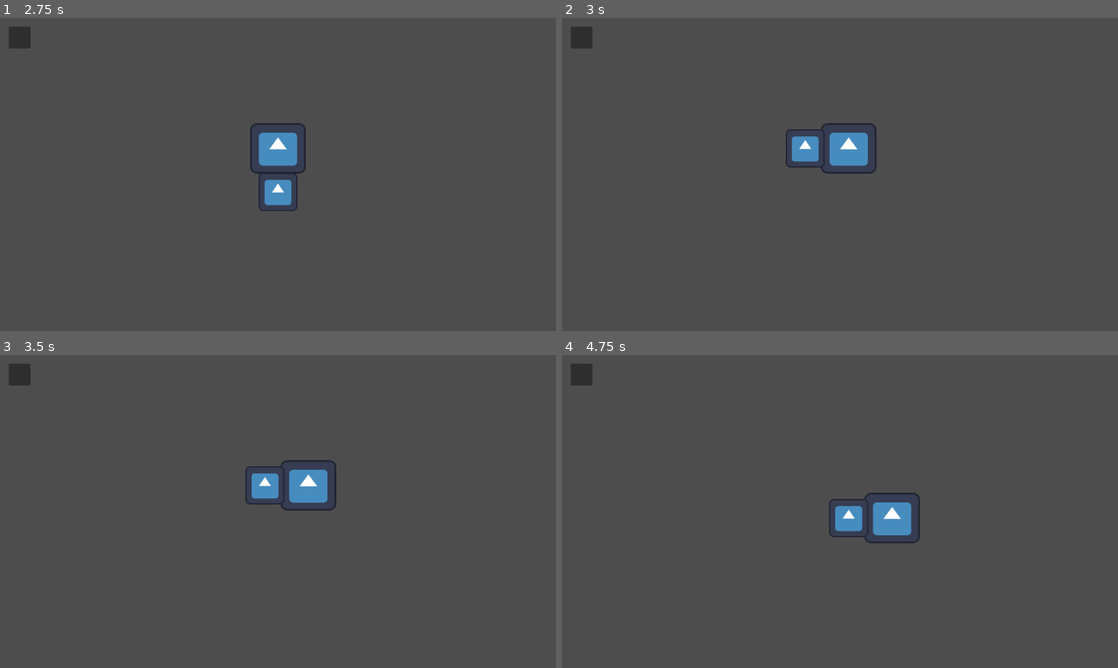
Above: before the commit, frames 1-4 (two rows, left to right).
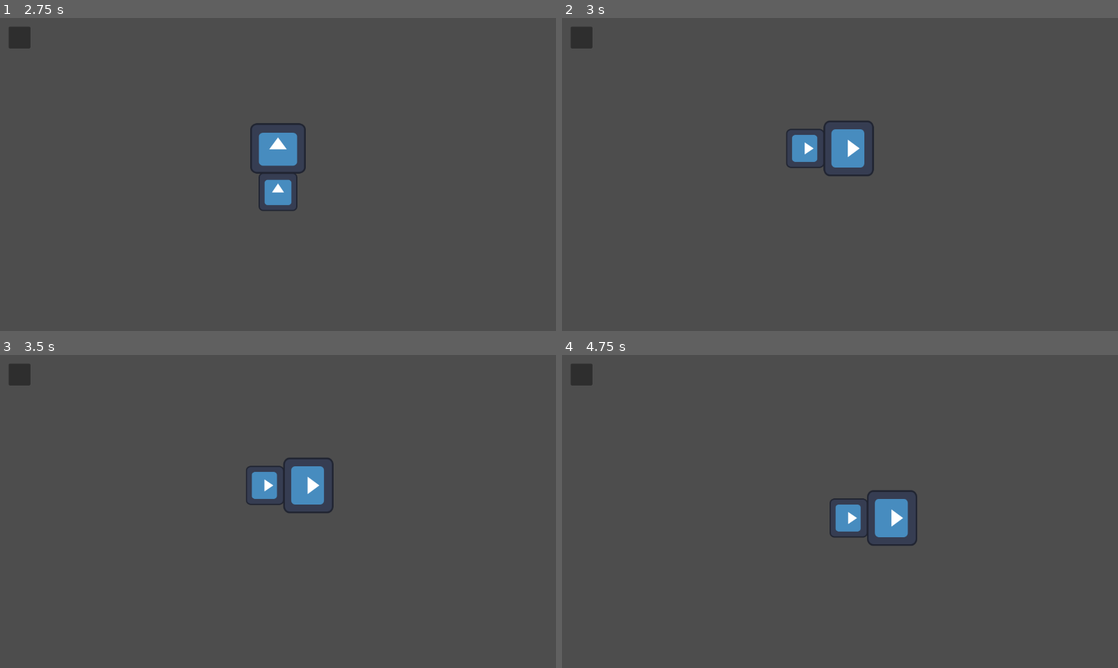
Above: after the commit, the same moments.

Repository: ShenYh98/greedy-snake
Game: Godot game, scene res://StartScreen/StartScreen.tscn
Two runs of this game, one before a commit and one after it. Both use one fixed random seed, a clock stepped at 60 frames per second and the inputs below. The engine's default icon, where the game draws it, is replaced by a stand-in: a white triangle on a blue panel in a dark square.
Inputs (mouse positions are in pixels of both pictures, inside the frame that each line leads up to):
- Up to frame 1 (2.75 s): click "开始游戏" at 0.5 s; click (22, 36) at 1.25 s; click "重新开始" at 2 s
- Up to frame 2 (3 s): tap Enter at 2.75 s; hold Right (right) from 2.78 s (still down)
- Up to frame 3 (3.5 s): keep holding Right (right)
- Up to frame 4 (4.75 s): release Right (right) at 3.53 s; hold Down (down) 3.53-4.28 s; hold Right (right) from 4.28 s (still down)

Frame 1 is identical in both runs. In frame 2, 0.7% of the frame differs, in the area x 41-57%, y 32-51%; in frame 3, 0.7%, in the area x 44-61%, y 32-51%; in frame 4, 0.7%.

Commit message:
新增 1. 图像跟着指向旋转

Diff:
--- a/MainGame/snake.gd
+++ b/MainGame/snake.gd
@@ -5,19 +5,28 @@
 
 var direction_in = Vector2.ZERO
 var direction_cur = Vector2.ZERO
-var is_move
+@export var is_move : bool
 
 
+# 蛇前后左右移动
 func body_orientation(event: InputEvent) -> void:
 	if event is InputEventKey:
+		if event.pressed and event.keycode == KEY_D || event.keycode == KEY_RIGHT:
+			snakeHead.rotation = deg_to_rad(90)
+			snakeBody.rotation = deg_to_rad(90)
+			snakeBody.position = Vector2(snakeHead.position.x - 100, snakeHead.position.y)
+		if event.pressed and event.keycode == KEY_S || event.keycode == KEY_DOWN:
+			snakeHead.rotation = deg_to_rad(180)
+			snakeBody.rotation = deg_to_rad(180)
+			snakeBody.position = Vector2(snakeHead.position.x, snakeHead.position.y - 100)
 		if event.pressed and event.keycode == KEY_A || event.keycode == KEY_LEFT:
+			snakeHead.rotation = deg_to_rad(270)
+			snakeBody.rotation = deg_to_rad(270)
 			snakeBody.position = Vector2(snakeHead.position.x + 100, snakeHead.position.y)
-		if event.pressed and event.keycode == KEY_D || event.keycode == KEY_RIGHT:
-			snakeBody.position = Vector2(snakeHead.position.x - 100, snakeHead.position.y)
 		if event.pressed and event.keycode == KEY_W || event.keycode == KEY_UP:
+			snakeHead.rotation = deg_to_rad(360)
+			snakeBody.rotation = deg_to_rad(360)
 			snakeBody.position = Vector2(snakeHead.position.x, snakeHead.position.y + 100)
-		if event.pressed and event.keycode == KEY_S || event.keycode == KEY_DOWN:
-			snakeBody.position = Vector2(snakeHead.position.x, snakeHead.position.y - 100)
 
 
 func _move(value) -> void:
--- a/MainGame/snake_ctrl.gd
+++ b/MainGame/snake_ctrl.gd
@@ -13,5 +13,4 @@
 
 # Called every frame. 'delta' is the elapsed time since the previous frame.
 func _process(delta: float) -> void:
-	pass
 	snake.direction_in = Input.get_vector("left", "right", "up", "down")
